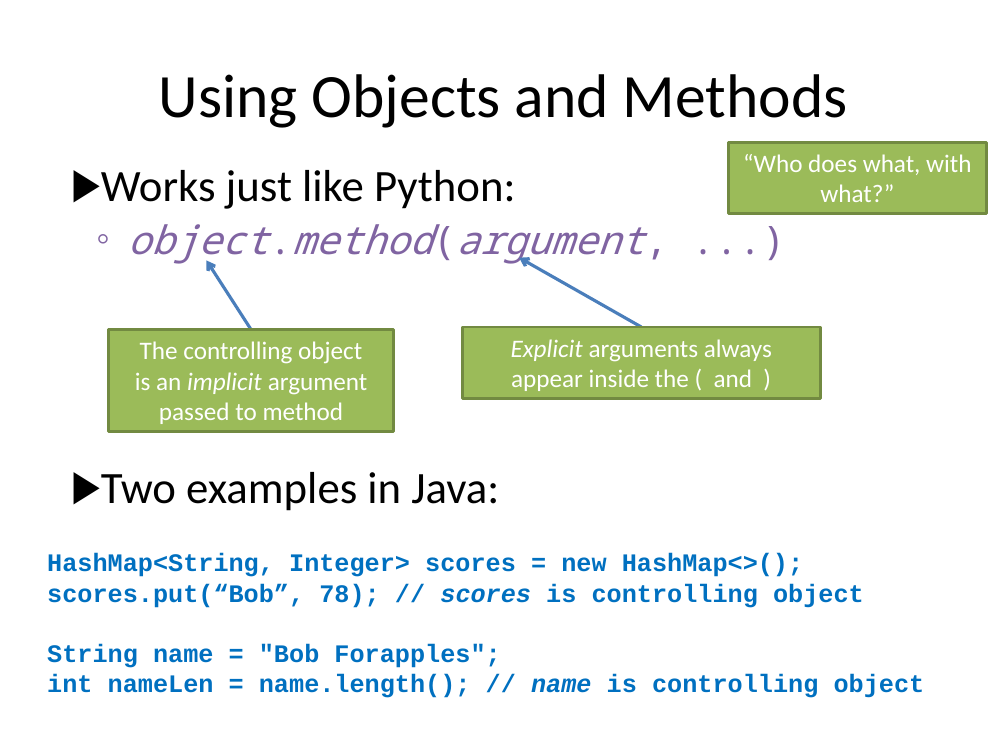
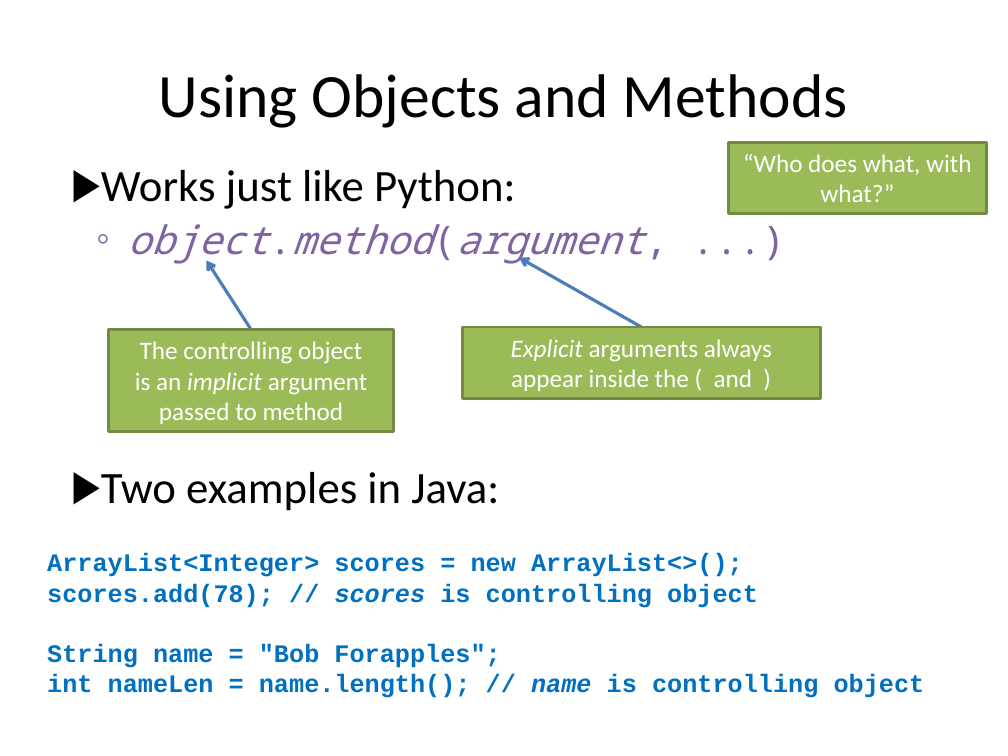
Before and after one commit to RHIT-CSSE/csse220, a slide deck: slide 4 of ClassMaterials/MapsAndObjectIntro/Slides/Part1-ObjectIntro.pptx. Drawn at 1008x756 pixels with LibreOffice and Linux fonts; fonts in the diff are those of the drawing. Boxes give left, top, right and bottom in pixels: in the first picture for what was removed or moved away, otherwise in the second. Text is boxed around its words. In the diff, an @@ line names an element or a change of style, - is before the commit and + after.

```diff
--- a/ClassMaterials/MapsAndObjectIntro/Slides/Part1-ObjectIntro.pptx
+++ b/ClassMaterials/MapsAndObjectIntro/Slides/Part1-ObjectIntro.pptx
@@ text at (47, 553, 758, 608): text changed @@
-HashMap<String, Integer> scores = new HashMap<>();
-scores.put(“Bob”, 78); // scores is controlling object
+ArrayList<Integer> scores = new ArrayList<>();
+scores.add(78); // scores is controlling object
```
Also in this commit, not shown: 2 other slides changed, 1 slide added, 5 other files.
